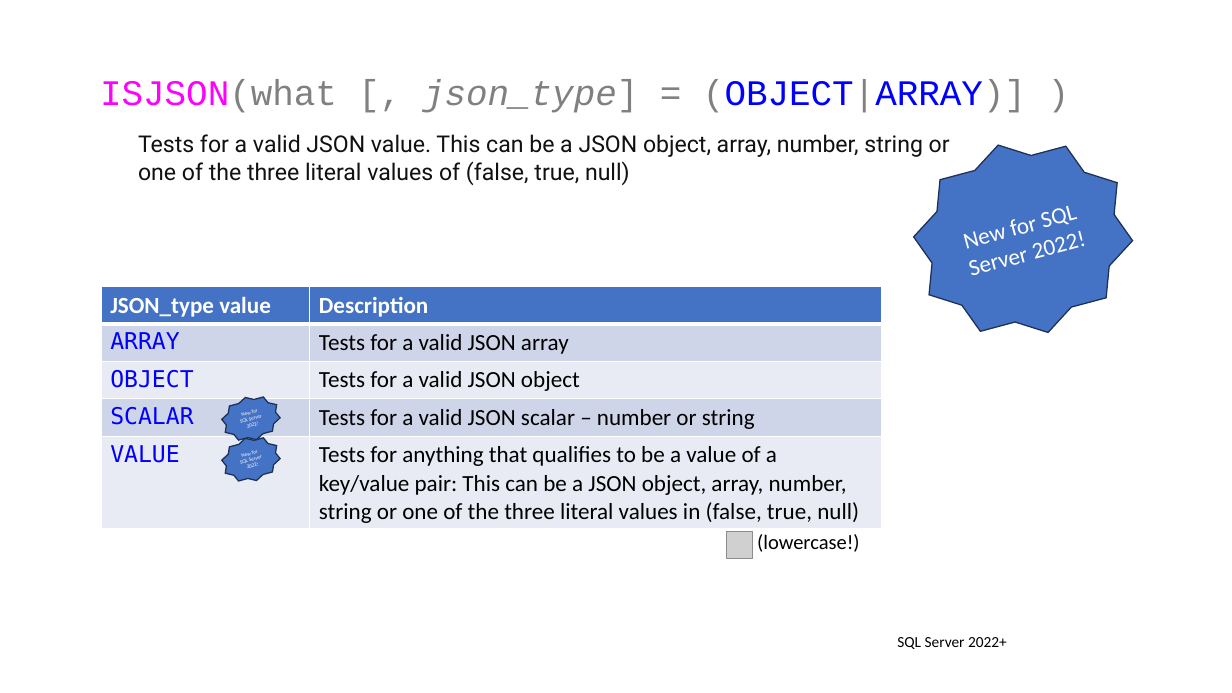
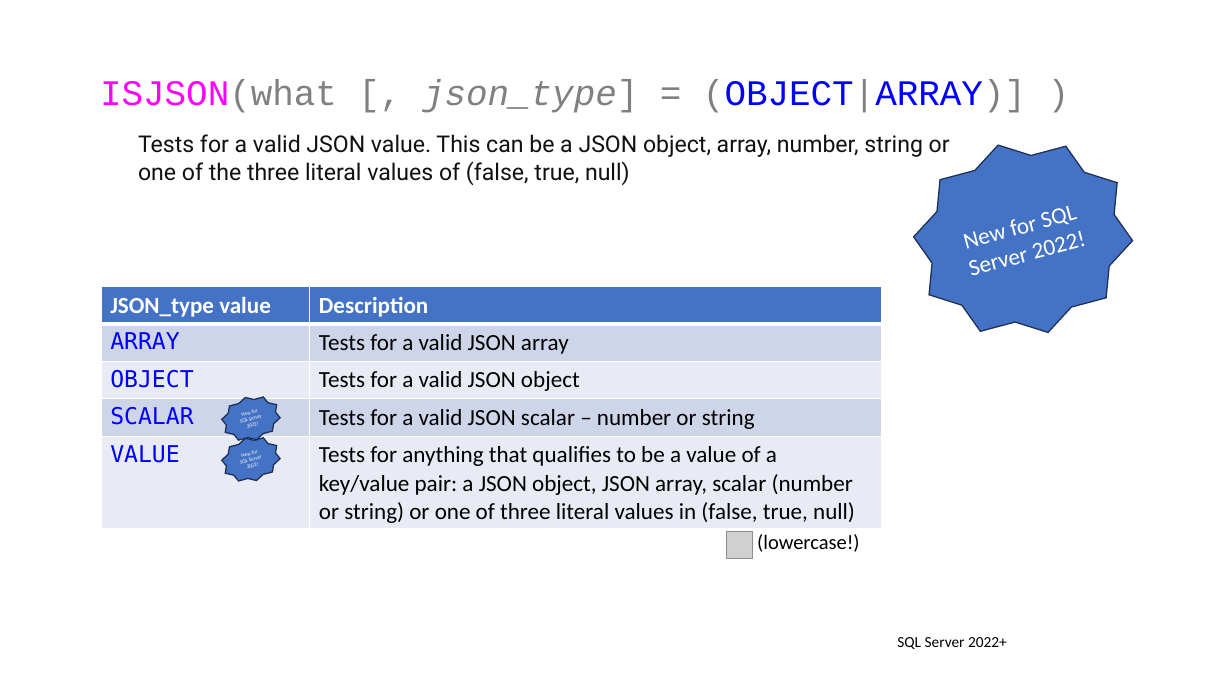
Before and after one commit to jbfoushee/MyPresentations, a slide deck: slide 31 of TSQL_JSON_Operators/TSQL_JSON_Operators.pptx. Drawn at 1232x693 pixels with LibreOffice and Linux fonts; fonts in the diff are those of the drawing; grey boxes stand for pictures. Boxes give left, top, right and bottom in pixels: in the first picture for what was removed or moved away, otherwise in the second. Text is boxed around its words. In the diff, an @@ line names an element or a change of style, - is before the commit and + after.

```diff
--- a/TSQL_JSON_Operators/TSQL_JSON_Operators.pptx
+++ b/TSQL_JSON_Operators/TSQL_JSON_Operators.pptx
@@ table at [101, 287, 882, 529] @@
-row 5, column 2: Tests for anything that qualifies to be a value of a key/value pair: This can be a JSON object, array, number, string or one of the three literal values in (false, true, null)
+row 5, column 2: Tests for anything that qualifies to be a value of a key/value pair: a JSON object, JSON array, scalar (number or string) or one of three literal values in (false, true, null)
```
Also in this commit, not shown: 6 other slides changed.
